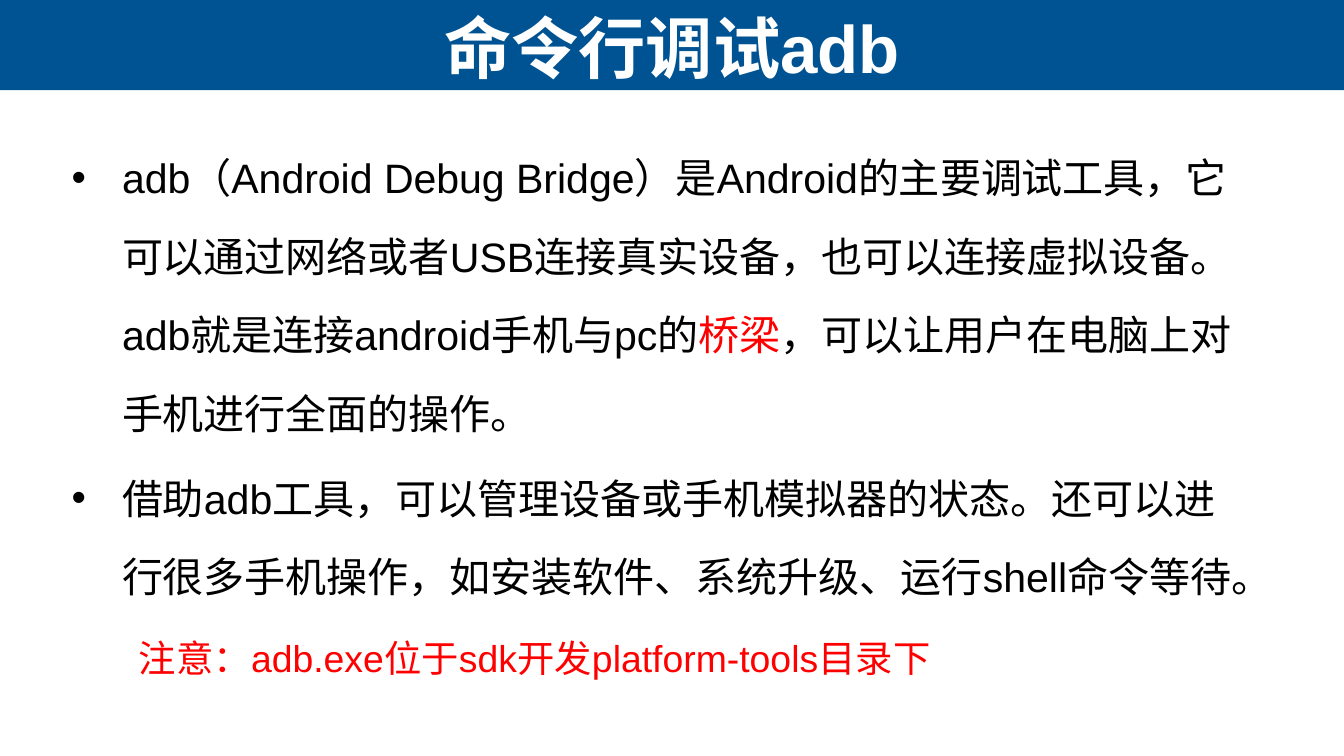
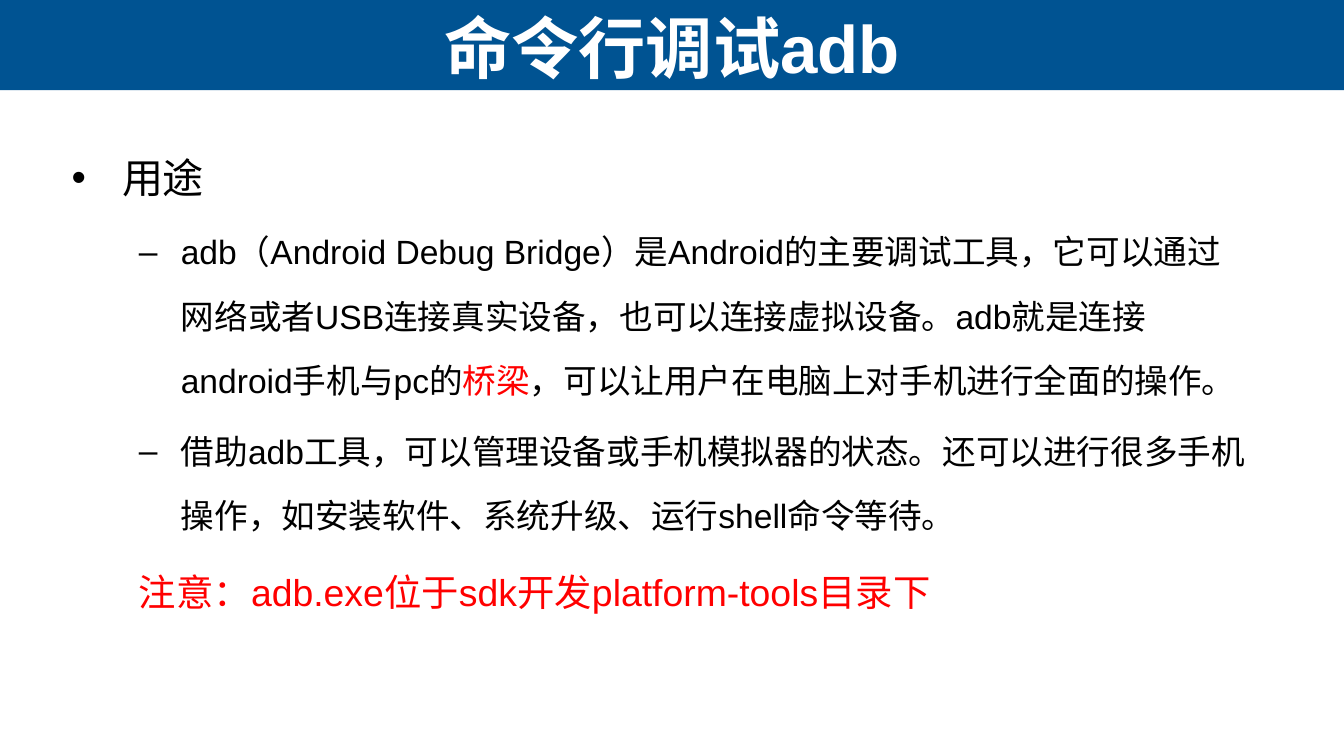
Before and after one commit to lihuanzhen2016/app-testing, a slide deck: slide 4 of PPT/03 ADB命令.pptx. Drawn at 1344x756 pixels with LibreOffice and Linux fonts; fonts in the diff are those of the drawing. Boxes give left, top, right and bottom in pixels: in the first picture for what was removed or moved away, otherwise in the second. Text is boxed around its words. In the diff, an @@ line names an element or a change of style, - is before the commit and + after.

```diff
--- a/PPT/03 ADB命令.pptx
+++ b/PPT/03 ADB命令.pptx
@@ text at (122,158,204,197): paragraph added @@
+• 用途
@@ text at (181,238,1245,532): size 22 to 18 pt in "adb（Android Debug Bridge）是Android的主要调试工具，它可以通过网络或者USB连接真实设备， ...", "借助adb工具，可以管理设备或手机模拟器的状态。还可以进行很多手机操作，如安装软件、系统升级、运行shell命令等待。"; bullet • to –; list level 1 to 2 in "adb（Android Debug Bridge）是Android的主要调试工具，它可以通过网络或者USB连接真实设备， ..."; list level 1 to 2 in "借助adb工具，可以管理设备或手机模拟器的状态。还可以进行很多手机操作，如安装软件、系统升级、运行shell命令等待。" @@
```
Also in this commit, not shown: 13 other slides changed, 1 slide added, 1 slide removed, 1 other file.
